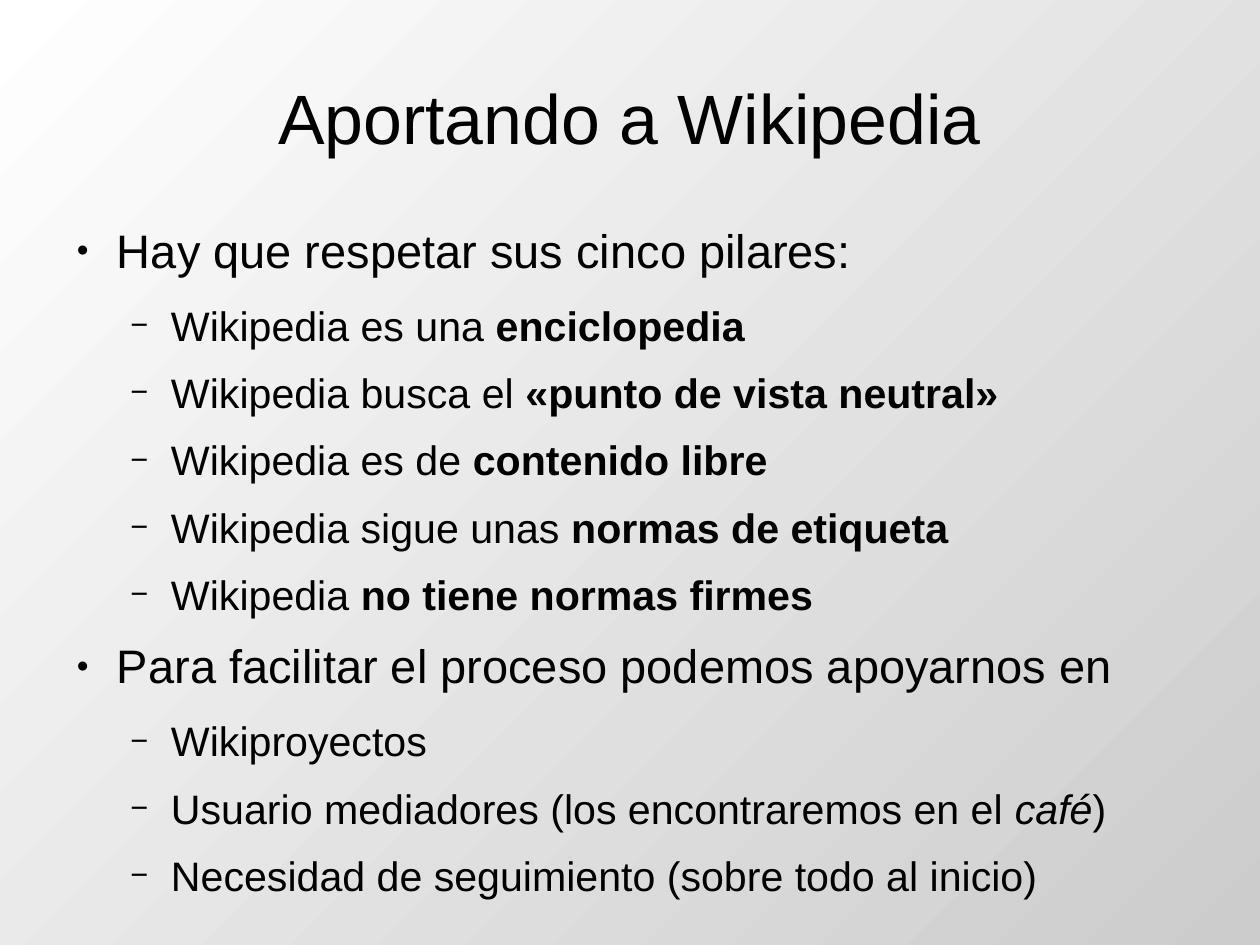
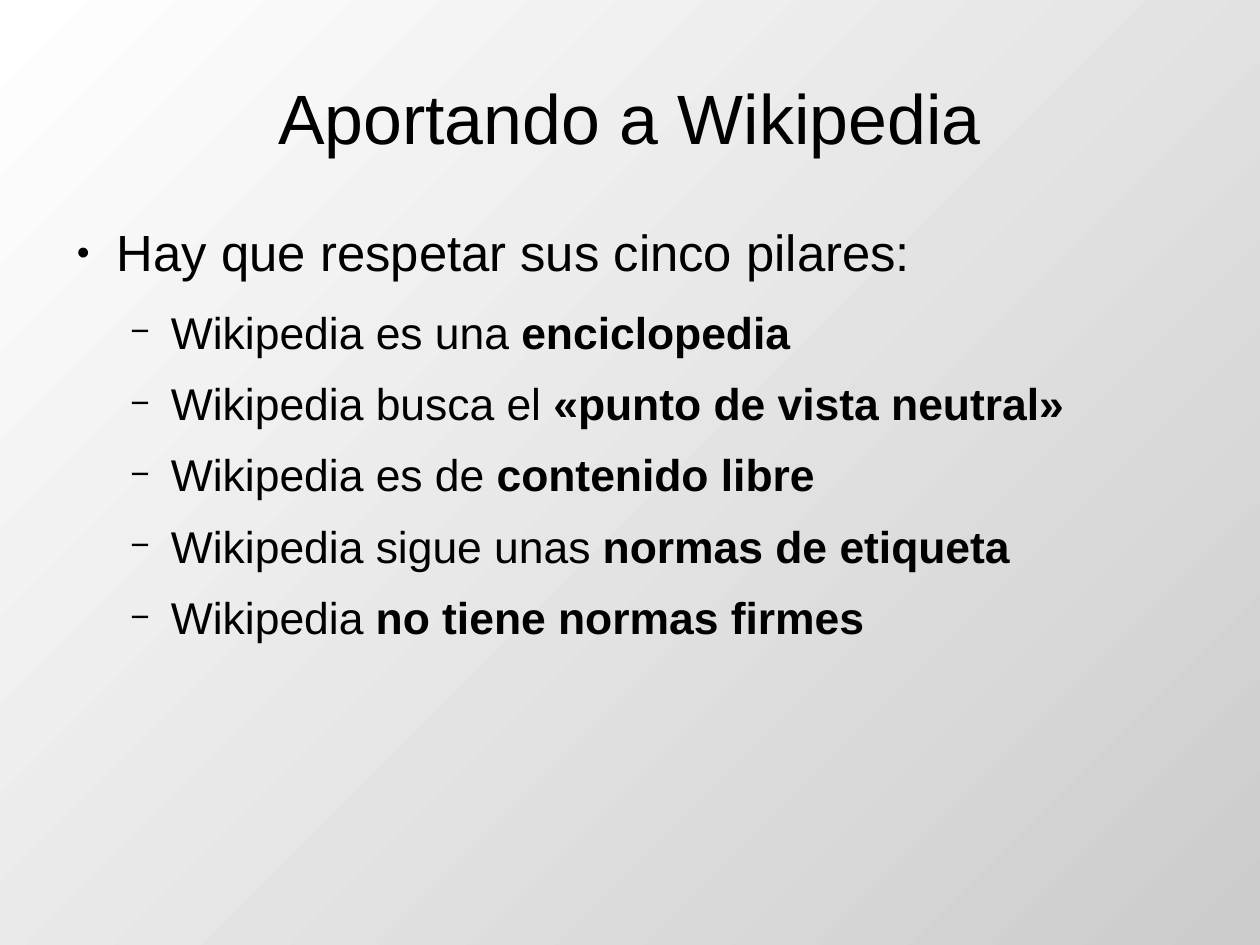
Before and after one commit to DrPantera/wikis4education, a slide deck: slide 4 of uca-2013_07/tema-4-Wikipedia.odp. Drawn at 1260x945 pixels with LibreOffice and Linux fonts; fonts in the diff are those of the drawing. Boxes give left, top, right and bottom in pixels: in the first picture for what was removed or moved away, otherwise in the second. Text is boxed around its words. In the diff, an @@ line names an element or a change of style, - is before the commit and + after.

Commit message:
Terminado Wikipedia

```diff
--- a/uca-2013_07/tema-4-Wikipedia.odp
+++ b/uca-2013_07/tema-4-Wikipedia.odp
@@ text "Hay que respetar sus cinco ..." at (117, 234, 1064, 643): size 29.6 to 32 pt in "Hay que respetar sus cinco pilares:"; size 25.9 to 28 pt in "Wikipedia es una enciclopedia", "Wikipedia busca el «punto de vista neutral»", "Wikipedia es de contenido libre", "Wikipedia sigue unas normas de etiqueta" and 1 more places @@
@@ text at (117, 649, 1111, 899): paragraphs removed @@
-● Para facilitar el proceso podemos apoyarnos en
-  − Wikiproyectos
-  − Usuario mediadores (los encontraremos en el café)
-  − Necesidad de seguimiento (sobre todo al inicio)
```
Also in this commit, not shown: 3 other slides changed, 2 slides added, 2 other files.
